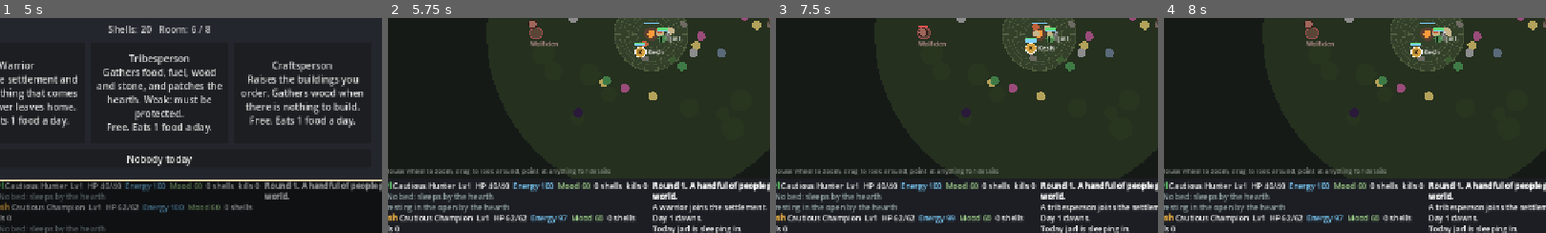
Above: before the commit, frames 1-4 (left to right).
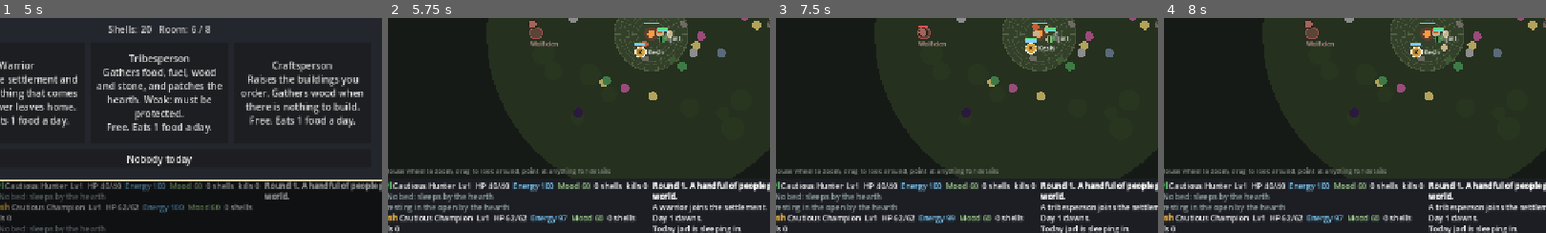
Above: after the commit, the same moments.

Repository: carltonbonks/YourEarthKeepsTurning-CityBuilder
Game: Godot game, scene res://game/main.tscn
The game is run twice, just before and just after one commit, with the same random seed, the same clock (stepped at 60 frames per second) and the same inputs.
Inputs:
- Up to frame 1 (5 s): click "Begin round 1" at 0.5 s; click "Restart with seed" at 1.25 s; click "Restart with seed" at 2 s; click "Restart with seed" at 2.75 s; click "Run history" at 3.5 s; click "Tune market (dev)" at 4.25 s
- Up to frame 2 (5.75 s): click "Warrior Patrols the settlemen…" at 5 s
- Up to frame 3 (7.5 s): click "Restart with seed" at 5.75 s; click "Begin round 1" at 6.5 s; click "Tribesperson Gathers food, fu…" at 7.25 s
- Up to frame 4 (8 s): no input
The pictures show only the part of the screen within x 29-79%, y 35-85%; the shares and areas given below are measured in that part.

Frame 1 is identical in both runs. In frame 2, less than 0.1% of the frame differs, in the area x 73-75%, y 4-10%; in frame 3, less than 0.1%; in frame 4, 0.1%, in the area x 72-76%, y 4-16%.

Commit message:
Gatherers plan their trips: no trip they can't finish before dusk, spread over nodes and needs
Record gathering per round (gathered, trips_cut_short), record format 16.

Co-Authored-By: Claude Opus 5.5 (1M context) <noreply@anthropic.com>
Claude-Session: https://claude.ai/code/session_011QSMkTWt2MpC1WajPFPoVX

Diff:
--- a/data/balance.json
+++ b/data/balance.json
@@ -1,5 +1,5 @@
 {
-	"_note": "Core balance numbers. Edit and reload; no code changes needed. Times are in seconds of game time.",
+	"_note": "Core balance numbers. Edit and reload; no code changes needed. Times are in seconds of game time. Gatherers plan each trip (sim/folk_ai.gd plan_trip): gather_trip_slack pads their walking estimate for detours, and gather_need_floor is how much they still value a good the town already has enough of (a full shortage counts 1).",
 	"rounds_to_win": 14,
 	"days_per_round": 3,
 	"day_seconds": 32,
@@ -66,6 +66,8 @@
 	"node_min_distance": 200,
 	"node_max_distance": 520,
 	"node_regrow_per_day": 2,
+	"gather_trip_slack": 1.15,
+	"gather_need_floor": 0.05,
 
 	"xp_per_level": 10,
 	"level_hp": 8,
--- a/sim/folk_ai.gd
+++ b/sim/folk_ai.gd
@@ -3,11 +3,16 @@
 ## Townsfolk behaviour in the World: warriors patrol and answer calls for help;
 ## tribespeople and craftspeople gather, haul, build, craft, patch the hearth and
 ## go home at dusk. Townsfolk are handled as groups; nobody gives them orders.
-## Its only state is a per-step index of warriors, so each finds its patrol slot without scanning everyone.
+## Its only state is per-step indexes built in one pass over the townsfolk: warriors' patrol slots, and the
+## gathering already planned (so each gatherer plans its trip without scanning everyone).
 
 var w: World
 ## Warrior -> its place among the warriors in w.folk (dead ones included until cleanup), rebuilt each step.
 var _warrior_slot := {}
+## Node index -> how much the gatherers already heading there will take.
+var _claimed := {}
+## Good -> how much is on its way in (claimed at nodes or being hauled home).
+var _inbound := {}
 
 
 func _init(world: World) -> void:
@@ -17,9 +22,22 @@
 ## Called by World at the start of each step, before anyone acts.
 func begin_step() -> void:
 	_warrior_slot.clear()
+	_claimed.clear()
+	_inbound.clear()
 	for unit in w.folk:
 		if unit.type_id == "warrior":
 			_warrior_slot[unit] = _warrior_slot.size()
+		elif unit.alive:
+			if unit.task == "gather":
+				_claim(unit.task_index, carry_of(unit))
+			if unit.carry_amount > 0:
+				_inbound[unit.carrying] = int(_inbound.get(unit.carrying, 0)) + unit.carry_amount
+
+
+func _claim(node_index: int, amount: int) -> void:
+	_claimed[node_index] = int(_claimed.get(node_index, 0)) + amount
+	var good: String = w.nodes[node_index]["gives"]
+	_inbound[good] = int(_inbound.get(good, 0)) + amount
 
 
 func add_folk(role: String) -> Unit:
@@ -116,6 +134,8 @@
 			unit.task = ""
 		return
 	if w.is_dusk():
+		if unit.task == "gather":
+			w.run.record.note_count("trips_cut_short", 1, "dusk")
 		unit.task = ""
 		unit.intent = "sleeping" if w.is_night() else "heading home"
 		w.walk_toward(unit, unit.home)
@@ -183,14 +203,16 @@
 			var node: Dictionary = w.nodes[unit.task_index]
 			unit.intent = "gathering %s" % node["gives"]
 			if int(node["amount"]) <= 0 or not w.node_safe(node):
+				if unit.carry_amount == 0:
+					w.run.record.note_count("trips_cut_short", 1, "emptied" if int(node["amount"]) <= 0 else "unsafe")
 				unit.task = "" if unit.carry_amount == 0 else "return"
 				return
 			if w.walk_toward(unit, node["pos"], 10.0):
 				unit.task_timer -= w.dt
 				if unit.task_timer <= 0.0:
-					var carry := float(def.get("carry", 2)) + w.run.tool_bonus(unit.type_id, "carry")
-					var take := mini(int(node["amount"]), int(carry * (1.0 + w.run.mod("carry_mult"))))
+					var take := mini(int(node["amount"]), carry_of(unit))
 					node["amount"] = int(node["amount"]) - take
+					w.run.record.note_count("gathered", take, node["gives"])
 					unit.carrying = node["gives"]
 					unit.carry_amount = take
 					unit.task = "return"
@@ -224,20 +246,72 @@
 		unit.task = "repair"
 		unit.task_timer = 2.0
 		return
-	var wants: Array[String] = ["wood"]
-	if unit.type_id != "craftsperson":
-		wants = w.run.needed_resources()
-	var best := -1
-	for want in wants:
-		best = nearest_node(unit, want)
-		if best >= 0:
-			break
+	var best := plan_trip(unit)
 	if best < 0:
 		unit.task = ""
 		return
 	unit.task = "gather"
 	unit.task_index = best
-	unit.task_timer = float(w.content.townsfolk[unit.type_id].get("gather_seconds", 3)) / (1.0 + w.run.tool_bonus(unit.type_id, "gather_mult"))
+	unit.task_timer = gather_time(unit)
+	_claim(best, carry_of(unit))
+
+
+## Picks the gathering trip worth the most to the town, or -1. Each trip is scored by how badly the town
+## needs the good (after what is already on its way in) times what this gatherer can carry back from what
+## the node will have left once the others heading there have taken theirs, over the time the round trip takes.
+## A trip that can't reach the node and finish gathering before dusk isn't started.
+## Craftspeople only fetch wood.
+func plan_trip(unit: Unit) -> int:
+	var time_left := w.content.num("day_seconds") - w.content.num("dusk_seconds") - w.time_of_day()
+	var gather := gather_time(unit)
+	if time_left <= gather:
+		return -1
+	var wants := w.run.resource_wants()
+	var floor_need := w.content.num("gather_need_floor")
+	var slack := w.content.num("gather_trip_slack")
+	var carry := carry_of(unit)
+	var need := {}
+	for good: String in wants:
+		var short := float(wants[good]) - float(w.run.stock[good]) - float(_inbound.get(good, 0))
+		need[good] = maxf(floor_need, short / maxf(float(wants[good]), 1.0))
+	var best := -1
+	var best_score := 0.0
+	for i in w.nodes.size():
+		var node := w.nodes[i]
+		var good: String = node["gives"]
+		if not need.has(good) or (unit.type_id == "craftsperson" and good != "wood") or not _can_gather(node):
+			continue
+		var take := mini(carry, int(node["amount"]) - int(_claimed.get(i, 0)))
+		if take <= 0:
+			continue
+		var d := unit.pos.distance_to(node["pos"])
+		# Gatherers avoid nodes with a monster prowling nearby.
+		if w.nearest_enemy(node["pos"], 120.0) != null:
+			d += 400.0
+		var walk := d / maxf(unit.speed, 1.0) * slack
+		if walk + gather > time_left:
+			continue
+		var score := float(need[good]) * take / (walk * 2.0 + gather)
+		if score > best_score:
+			best_score = score
+			best = i
+	return best
+
+
+## How much a townsperson brings back from one gathering trip (tools and relics included).
+func carry_of(unit: Unit) -> int:
+	var carry := float(w.content.townsfolk[unit.type_id].get("carry", 2)) + w.run.tool_bonus(unit.type_id, "carry")
+	return int(carry * (1.0 + w.run.mod("carry_mult")))
+
+
+## Seconds a townsperson spends gathering at a node (tools included).
+func gather_time(unit: Unit) -> float:
+	return float(w.content.townsfolk[unit.type_id].get("gather_seconds", 3)) / (1.0 + w.run.tool_bonus(unit.type_id, "gather_mult"))
+
+
+## A node townsfolk may gather from now: stocked, theirs to work, of the town's age, and safe.
+func _can_gather(node: Dictionary) -> bool:
+	return int(node["amount"]) > 0 and not node.get("heroes_only", false) and w.node_active(node) and w.node_safe(node)
 
 
 ## The closest node a townsperson can gather a good from, or -1.
@@ -246,8 +320,7 @@
 	var best_d := INF
 	for i in w.nodes.size():
 		var node := w.nodes[i]
-		if node["gives"] != want or int(node["amount"]) <= 0 or node.get("heroes_only", false) \
-				or not w.node_active(node) or not w.node_safe(node):
+		if node["gives"] != want or not _can_gather(node):
 			continue
 		var d := unit.pos.distance_to(node["pos"])
 		# Gatherers avoid nodes with a monster prowling nearby.
--- a/sim/run_record.gd
+++ b/sim/run_record.gd
@@ -32,7 +32,9 @@
 ## 14: building cards: per round "build_hands" (the building cards dealt, then one more list per redraw,
 ##     each {"cards": [building types]}); a "redraw" action ({"kind": "redraw", "cost"}).
 ## 15: towers can be broken: per round "towers_broken" (watch posts or the keep knocked out by sentient raiders).
-const RECORD_FORMAT := 15
+## 16: gathering trips: per round "gathered" (good -> amount townsfolk brought in from nodes) and "trips_cut_short"
+##     (why -> count of gathering trips given up empty-handed: "dusk", "emptied" (node ran out), "unsafe").
+const RECORD_FORMAT := 16
 
 var run: RunState
 ## Finished rounds, oldest first.
@@ -100,6 +102,7 @@
 		"prices": run.prices.duplicate(), "crafted": {}, "market": [], "prizes": 0, "obsidian": 0, "yields": {},
 		"age": run.age, "promotions": [], "trades": {}, "cassiterite": 0, "heroes_left": [], "paving": {},
 		"breaches": 0, "wave_eased": run.wave_eased, "siege_damage": 0, "towers_broken": 0,
+		"gathered": {}, "trips_cut_short": {},
 		"build_hands": [{"cards": run.hand.labels()}]}
 
 
--- a/sim/run_state.gd
+++ b/sim/run_state.gd
@@ -425,6 +425,18 @@
 
 ## Gatherable goods, most needed first (shortest against two days of need).
 func needed_resources() -> Array[String]:
+	var wants := resource_wants()
+	var gaps := {}
+	for r: String in wants:
+		gaps[r] = (wants[r] - float(stock[r])) / maxf(wants[r], 1.0)
+	var out: Array[String] = []
+	out.assign(wants.keys())
+	out.sort_custom(func(a: String, b: String) -> bool: return gaps[a] > gaps[b] or (gaps[a] == gaps[b] and a < b))
+	return out
+
+
+## Gatherable good -> how much the town wants in store (two days of need, plus what its buildings eat).
+func resource_wants() -> Dictionary:
 	var wants := {
 		"food": population() * content.num("food_per_person_per_day") * 2.0,
 		"fuel": fuel_needed_tonight() * 2.0,
@@ -447,13 +459,7 @@
 		wants["wood"] += 6.0 * world.count_buildings("charcoal_burner")
 	if world.count_buildings("bloomery") > 0:
 		wants["bog_iron"] = 8.0
-	var gaps := {}
-	for r: String in wants:
-		gaps[r] = (wants[r] - float(stock[r])) / maxf(wants[r], 1.0)
-	var out: Array[String] = []
-	out.assign(wants.keys())
-	out.sort_custom(func(a: String, b: String) -> bool: return gaps[a] > gaps[b] or (gaps[a] == gaps[b] and a < b))
-	return out
+	return wants
 
 
 ## Files the night's report in the round record and keeps it for the UI.
--- /dev/null
+++ b/tests/test_gathering.gd
@@ -0,0 +1,94 @@
+extends TestCase
+## Gatherers plan their trips: none they can't finish before dusk, and they spread over goods and nodes.
+
+
+## A run on its first morning with no monsters about and only the given nodes on the map
+## (each {"id", "pos", "amount"}); returns the run.
+func _setup(node_list: Array) -> RunState:
+	var run := RunState.new(Content.load_default(), 4821)
+	run.begin_round()
+	run.choose_pick(-1)
+	var w := run.world
+	w.enemies.clear()
+	w.nodes.clear()
+	for n: Dictionary in node_list:
+		w._add_node(n["id"], n["pos"])
+		if n.has("amount"):
+			w.nodes[-1]["amount"] = n["amount"]
+	return run
+
+
+func _tribesperson(run: RunState) -> Unit:
+	for u in run.world.folk:
+		if u.type_id == "tribesperson":
+			u.pos = Vector2.ZERO
+			u.task = ""
+			return u
+	return run.world.folk_ai.add_folk("tribesperson")
+
+
+func test_no_trip_that_cannot_finish_before_dusk() -> void:
+	var run := _setup([{"id": "berries", "pos": Vector2(500, 0)}])
+	run.stock["food"] = 0
+	var w := run.world
+	var u := _tribesperson(run)
+	w.folk_ai.begin_step()
+	check_eq(w.folk_ai.plan_trip(u), 0, "in the morning the far berries are worth the walk")
+	# 500 away at speed 55 is ~10s of walking; with 8s of daylight left it can't be done.
+	w.time = w.content.num("day_seconds") - w.content.num("dusk_seconds") - 8.0
+	check_eq(w.folk_ai.plan_trip(u), -1, "late in the day nobody sets off for them")
+
+
+func test_late_in_the_day_a_nearer_trip_still_goes() -> void:
+	var run := _setup([{"id": "berries", "pos": Vector2(500, 0)}, {"id": "brush", "pos": Vector2(150, 0)}])
+	run.stock["food"] = 0
+	var w := run.world
+	var u := _tribesperson(run)
+	w.time = w.content.num("day_seconds") - w.content.num("dusk_seconds") - 8.0
+	w.folk_ai.begin_step()
+	check_eq(w.folk_ai.plan_trip(u), 1, "the brush nearby can still be fetched before dusk")
+
+
+func test_gatherers_do_not_all_crowd_one_small_node() -> void:
+	var run := _setup([{"id": "berries", "pos": Vector2(200, 0), "amount": 2}, {"id": "berries", "pos": Vector2(0, 300)}])
+	run.stock["food"] = 0
+	var w := run.world
+	var a := _tribesperson(run)
+	var b := w.folk_ai.add_folk("tribesperson")
+	b.pos = Vector2.ZERO
+	w.folk_ai.begin_step()
+	w.folk_ai._choose_work(a)
+	check_eq(a.task_index, 0, "the first goes to the nearer thicket")
+	w.folk_ai._choose_work(b)
+	check_eq(b.task_index, 1, "it only has one load left, so the second goes to the other")
+
+
+func test_gatherers_spread_over_what_the_town_is_short_of() -> void:
+	var run := _setup([{"id": "berries", "pos": Vector2(200, 0), "amount": 60}, {"id": "grove", "pos": Vector2(0, 220), "amount": 60}])
+	var w := run.world
+	var crew: Array[Unit] = []
+	for i in 12:
+		var u := w.folk_ai.add_folk("tribesperson")
+		u.pos = Vector2.ZERO
+		crew.append(u)
+	var wants := run.resource_wants()
+	run.stock["food"] = int(wants["food"]) - 10  # Each good is ten short: five loads apiece.
+	run.stock["wood"] = int(wants["wood"]) - 10
+	w.folk_ai.begin_step()
+	var picks := {}
+	for u in crew:
+		w.folk_ai._choose_work(u)
+		picks[u.task_index] = int(picks.get(u.task_index, 0)) + 1
+	check(int(picks.get(0, 0)) >= 4 and int(picks.get(1, 0)) >= 4,
+		"the crew splits over both shortages instead of all chasing one (%s)" % picks)
+
+
+func test_gathering_is_recorded() -> void:
+	var run := _setup([{"id": "berries", "pos": Vector2(60, 0)}])
+	run.stock["food"] = 0
+	var w := run.world
+	var u := _tribesperson(run)
+	for i in 200:
+		w.folk_ai.begin_step()
+		w.folk_ai.folk_tick(u)
+	check(int(run.record.entry["gathered"].get("food", 0)) > 0, "food brought in shows in the round's record")
Not shown, added: tests/test_gathering.gd.uid
Not shown, changed: tools/export_csv.py
